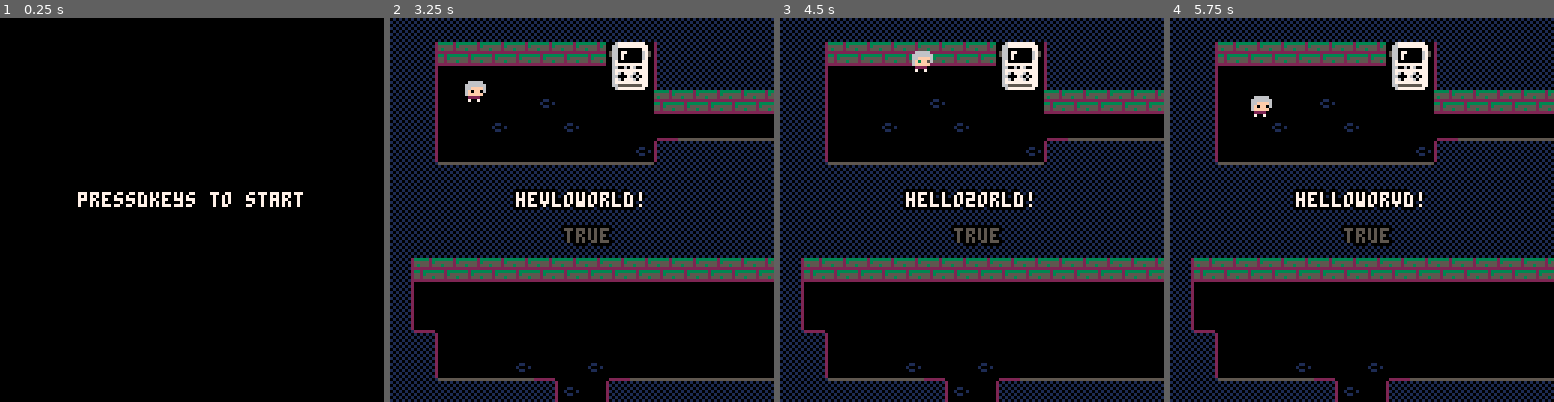
Above: before the commit, frames 1-4 (left to right).
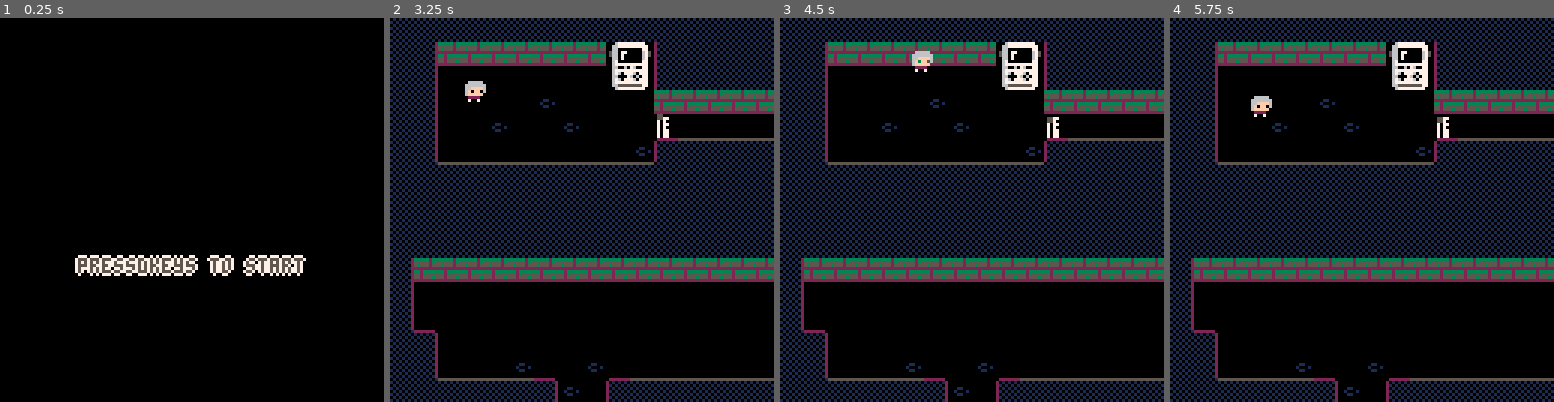
Above: after the commit, the same moments.

Repository: Shiheuan/booom-gamejam-2019
Game: PICO-8 cartridge carts/thegame.p8
The game is run twice, just before and just after one commit, with the same random seed, the same clock (stepped at 60 frames per second) and the same inputs.
Inputs:
- Up to frame 1 (0.25 s): no input
- Up to frame 2 (3.25 s): tap O (Z key) at 0.33, 0.7, 1.43, 2.22, 3.1 s; tap X (X key) at 1.07, 2.07, 2.4, 2.73, 3.07 s; hold Left 1.97-2.37 s; hold Down 2.42-2.82 s; hold Right from 2.87 s (still down)
- Up to frame 3 (4.5 s): tap X (X key) every 0.33 s from 3.4 to 4.4 s; release Right at 3.53 s; hold Up 3.58-4.08 s; tap O (Z key) at 3.98 s; hold Right from 4.13 s (still down)
- Up to frame 4 (5.75 s): release Right at 4.53 s; hold Down 4.58-5.08 s; tap X (X key) every 0.33 s from 4.73 to 5.73 s; tap O (Z key) at 4.87 s; hold Left from 5.13 s (still down)

The runs differ from the first frame. In frame 1, 3.5% of the frame differs, in the area x 19-80%, y 45-68%; in frame 2, 1.7%; in frame 3, 1.7%; in frame 4, 1.7%.

Commit message:
open door feature.

Diff:
--- a/carts/thegame.p8
+++ b/carts/thegame.p8
@@ -6,6 +6,14 @@
 
 --main
 room = {x = 0, y = 0}
+roomdata = {
+    {
+        isopen = false
+    },
+    {isdone = false},
+    {isdone = false},
+    {isdone = false}
+}
 iscoll = false
 isready = true
 
@@ -48,7 +56,7 @@
 
 function title_draw()
     cls()
-    coprint(cor("press keys to start"), 58,80,7,5)
+    coprint(cor("press keys to start"),80,7,5)
 end
 
 function maingame_init()
@@ -62,17 +70,11 @@
 function maingame_update()
     g_time+=1
 
-    --if (isready and btnp(4)) then
-    --    last_x, last_y = player.x, player.y
-    --    console_init()
-    --end
     foreach(objects,function(obj)
-		--obj.move(obj.spd.x,obj.spd.y)
 		if obj.type.update~=nil then
 			obj.type.update(obj)
 		end
 	end)
-    --player:update()
 end
 
 test = false
@@ -81,15 +83,12 @@
     -- layersort down -> top
     cls()
     map(room.x*16, room.y*16, 0, 0, 16, 16)
-    --sspr(8*8, 0, 2*8, 2*8, 40, 40) -- show machine
     foreach(objects,function(obj)
-		--obj.move(obj.spd.x,obj.spd.y)
 		if obj.type.draw~=nil then
 			obj.type.draw(obj)
 		end
 	end)
-    oprint(test, 58,70,5)
-    coprint(cor("helloworld!"), 58,80,7,5)
+    --coprint(cor("helloworld!"), 58,7,5)
     --print("x "..player.x, 40, 90, 7, 5)
     --print("y "..player.y, 70, 90, 7, 5)
     --print(#objects, 58, 120, 7, 5)
@@ -189,15 +188,16 @@
 
         -- only one point
         -- todo: collision area
+        -- done
         iscoll = false
         local other
         for i = 1, #objects do
             other = objects[i]
-            if (other ~= nil and other.type ~= this.type and
-                other.x+other.hitbox.x+other.hitbox.w > x + this.hitbox.x and
-                other.y+other.hitbox.y+other.hitbox.h > y + this.hitbox.y and
-                other.x+other.hitbox.x < x + this.hitbox.x + this.hitbox.w and
-                other.y+other.hitbox.y < y + this.hitbox.y + this.hitbox.h) then
+            if (other ~= nil and other.solid and other.type ~= this.type and
+             other.x+other.hitbox.x+other.hitbox.w > x + this.hitbox.x and
+             other.y+other.hitbox.y+other.hitbox.h > y + this.hitbox.y and
+             other.x+other.hitbox.x < x + this.hitbox.x + this.hitbox.w and
+             other.y+other.hitbox.y < y + this.hitbox.y + this.hitbox.h) then
                 iscoll = true
             end
         end
@@ -260,25 +260,61 @@
     end
 }
 add(types, wall)
+door = {
+    tile = 5,
+    init = function(obj)
+        obj.state = 0
+        obj.hitbox.x = 1
+        obj.hitbox.w = 4
+    end,
+    update = function(obj)
+        if (obj.state == 0) then
+            if (btnp(5)) then obj.state=1 end
+        elseif (obj.state == 1) then
+            if (obj.check(player, -1, 0)) then
+                obj.state=2
+                obj.solid = false
+                roomdata[1].isopen = true
+            end
+        end
+    end,
+    draw = function(obj)
+        if (obj.state == 0) then
+            spr(5, obj.x, obj.y)
+        elseif (obj.state == 1) then
+            spr(6, obj.x, obj.y)
+        elseif (obj.state == 2) then
+            spr(3, obj.x, obj.y)
+        end
+    end
+}
+add(types, door)
 gameshell = {
     tile = 8,
-    x,y,
+    show_text = false,
     init = function(obj)
-        x = obj.x
-        y = obj.y
+        gameshell.x = obj.x
+        gameshell.y = obj.y
         obj.hitbox.x = 3
         obj.hitbox.w = 13
         obj.hitbox.h = 11
     end,
     update = function(obj)
-        if ((obj.check(player, 0, 5) or
-         obj.check(player, -5, 0)) and
-         btnp(4)) then
-            last_x, last_y = player.obj.x, player.obj.y
-            console_init()
+        if (obj.check(player, 0, 5) or
+         obj.check(player, -5, 0)) then
+            show_text = true
+            if (btnp(4)) then
+                last_x, last_y = player.obj.x, player.obj.y
+                console_init()
+            end
+        else
+            show_text = false
         end
     end,
     draw = function(obj)
+        if (show_text) then
+            coprint(cor("press a to hack in."), 120,7,5)
+        end
         -- for anim
     end
 }
@@ -290,6 +326,8 @@
     obj.x = x
     obj.y = y
     obj.type = type
+    obj.collideable = true
+    obj.solid = true
     -- default top-left 8x8
     obj.hitbox = {x=0, y=0, w=8, h=8}
 
@@ -299,7 +337,7 @@
 
         for i = 1, #objects do
             other = objects[i]
-            if (other ~= nil and other.type == type and other != obj and
+            if (other ~= nil and other.collideable and other.type == type and other != obj and
              other.x+other.hitbox.x+other.hitbox.w > obj.x+obj.hitbox.x+ox and
              other.y+other.hitbox.y+other.hitbox.h > obj.y+obj.hitbox.y+oy and
              other.x+other.hitbox.x < obj.x+obj.hitbox.x+obj.hitbox.w+ox and
@@ -331,8 +369,22 @@
 
     room.x = x
     room.y = y
+    local index = 2*x + y + 1
+    if (index == 1) then
+        if (not roomdata[index].isopen) then
+            object_init(door, 11*8, 4*8)
+        end
+    elseif (index == 2) then
+
+    elseif (index == 3) then
+
+    elseif (index == 4) then
+
+    end
+
     -- only do init scene and save scene data
     -- todo: for-loop each tile object in objects{}
+    -- done
 
     -- full screen (or half
     for i = 0, 15 do
@@ -380,14 +432,14 @@
 end
 
 __gfx__
-00000000333332330101010100000000010101010000000000000000000000000006777777777000000000000000000000000000000000000000000000000000
-00000000555552351010101200000000201010100000000000000000000000000066777777777700000000000000000000000000000000000000000000000000
-00700700535552550101010200000000210101010000000000000000000000000066000000007700000000000000000000000000000000000000000000000000
-00077000222222221010101200011000201010100000000000000000000000000566077000006750000000000000000000000000000000000000000000000000
-00077000332333330101010200100010210101010000000000000000000000000566070000006750000000000000000000000000000000000000000000000000
-00700700552355551010101200011000201010100000000000000000000000000066070000006700000000000000000000000000000000000000000000000000
-00000000552555350101010200000000210101010000000000000000000000000067000000007700000000000000000000000000000000000000000000000000
-00000000222222221010101200000000201010100000000000000000000000000067777777777700000000000000000000000000000000000000000000000000
+00000000333332330101010100000000010101010550000000000000000000000006777777777000000000000000000000000000000000000000000000000000
+00000000555552351010101200000000201010100557700005577000000000000066777777777700000000000000000000000000000000000000000000000000
+00700700535552550101010200000000210101010707000005570000000000000066000000007700000000000000000000000000000000000000000000000000
+00077000222222221010101200011000201010100707700007077000000000000566077000006750000000000000000000000000000000000000000000000000
+00077000332333330101010200100010210101010707000007070000000000000566070000006750000000000000000000000000000000000000000000000000
+00700700552355551010101200011000201010100707700007077000000000000066070000006700000000000000000000000000000000000000000000000000
+00000000552555350101010200000000210101010707700007077000000000000067000000007700000000000000000000000000000000000000000000000000
+00000000222222221010101200000000201010100707700007077000000000000067777777777700000000000000000000000000000000000000000000000000
 00000000000000000101010201010101210101010222222222222220000000000066006076007700000000000000000000000000000000000000000000000000
 00000000000000001010101210101010201010102010101010101012000000000067777777777700000000000000000000000000000000000000000000000000
 00000000000000000101010201010101210101012101010101010102000000000067607776077700000000000000000000000000000000000000000000000000
Not shown, changed: config.txt
Not shown, changed: log.txt
